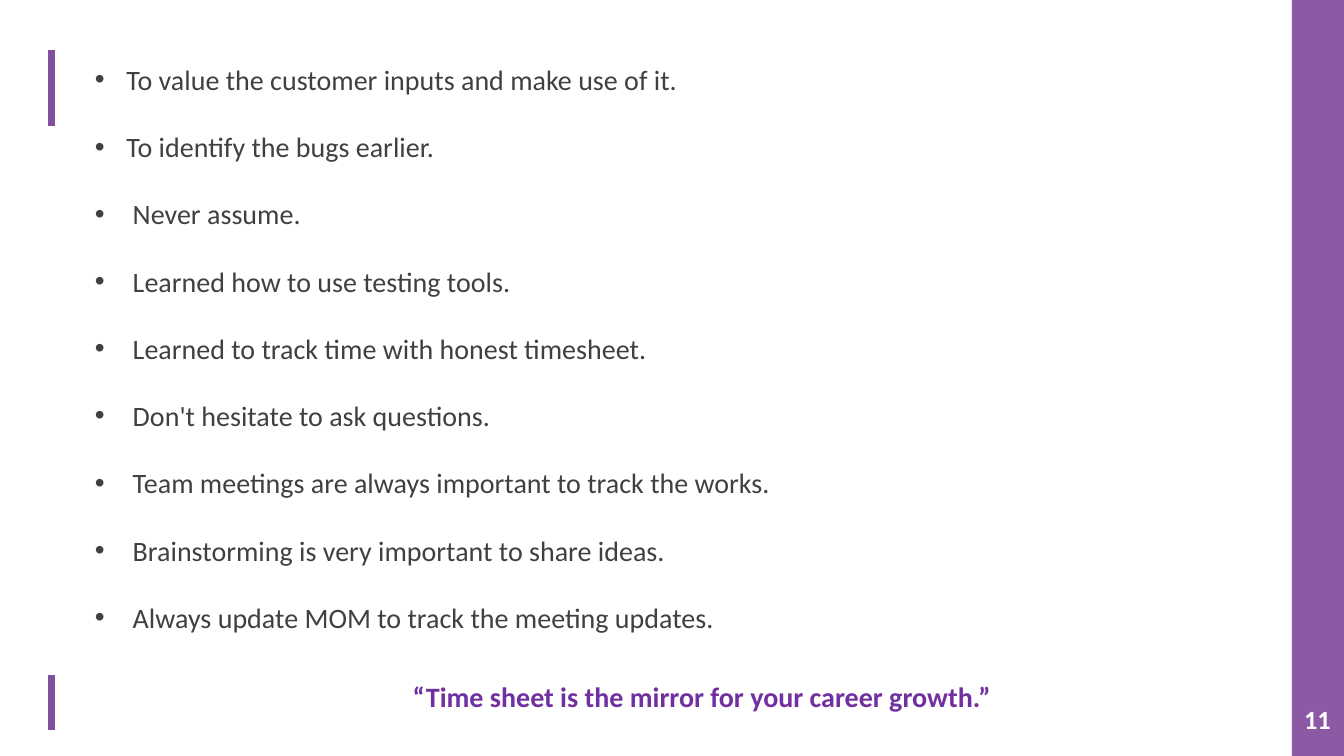
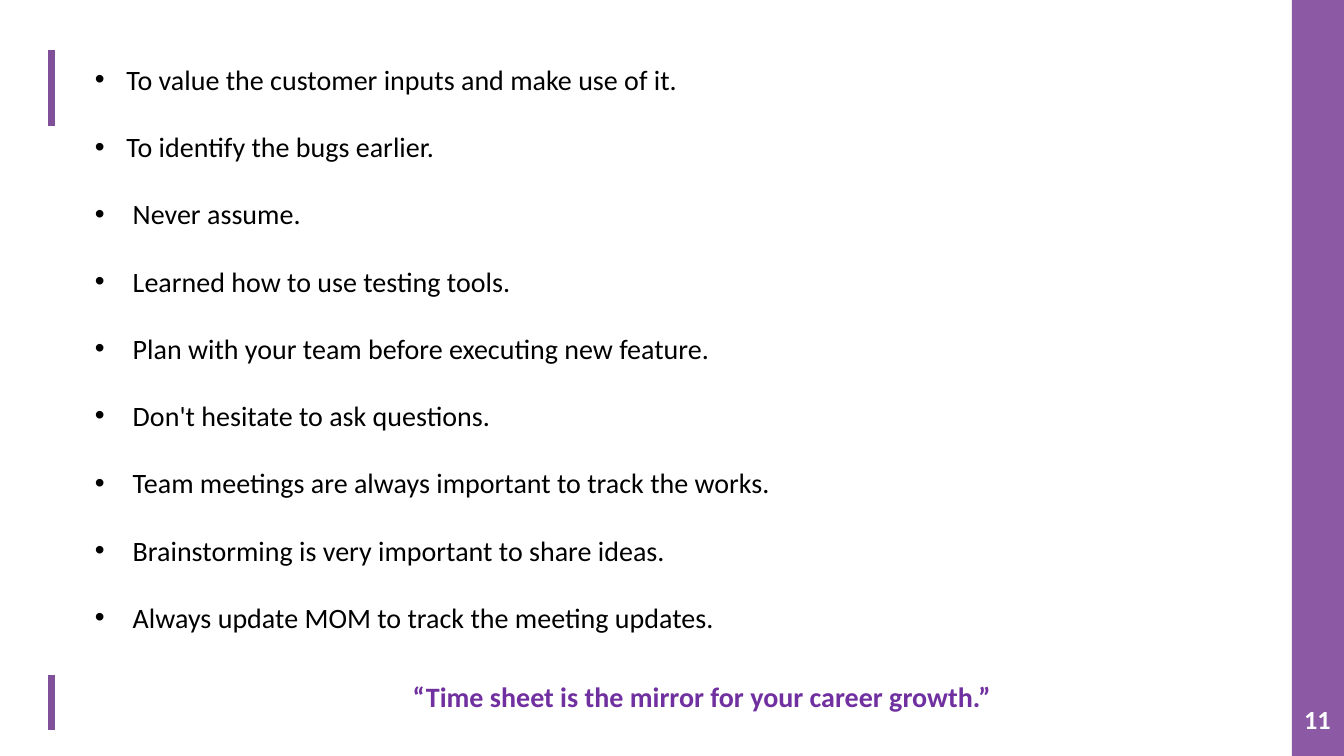
Before and after one commit to TeamAlpha01/Project, a slide deck: slide 11 of Demo PPT/IMS PPT.pptx. Drawn at 1344x756 pixels with LibreOffice and Linux fonts; fonts in the diff are those of the drawing; background and template pictures are left out. Boxes give left, top, right and bottom in pixels: in the first picture for what was removed or moved away, otherwise in the second. Text is boxed around its words. In the diff, an @@ line names an element or a change of style, - is before the commit and + after.

```diff
--- a/Demo PPT/IMS PPT.pptx
+++ b/Demo PPT/IMS PPT.pptx
@@ text at [126, 70, 770, 633]: text colour #404040 to #000000 in "To value the customer inputs and make ...", "To identify the bugs earlier.", "Never assume.", "Learned how to use testing tools." and 4 more places @@
@@ text at [133, 339, 709, 364]: text changed; text colour #404040 to #000000 @@
-• Learned to track time with honest timesheet.
+• Plan with your team before executing new feature.
```
Also in this commit, not shown: 7 other slides changed.
